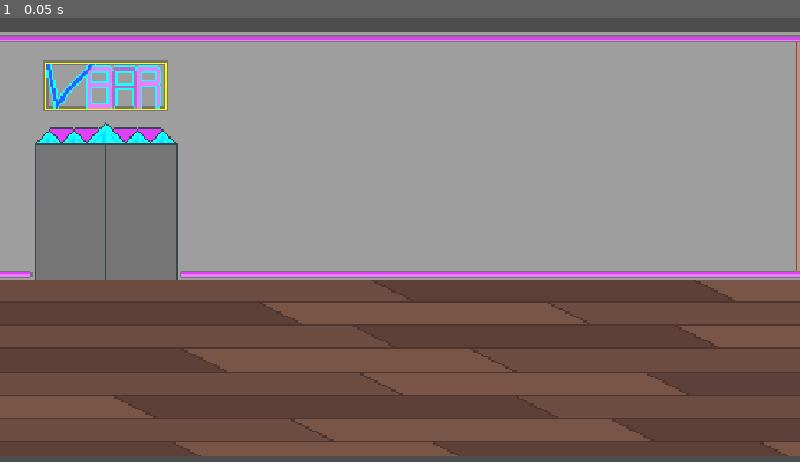
Above: before the commit, frame 1.
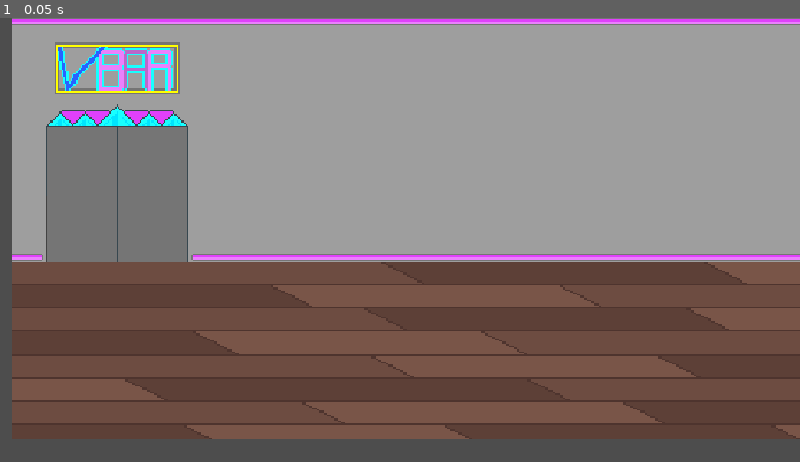
Above: after the commit, the same moment.

Repository: ActuallyaWyrm/Game-Jam
Game: Godot game, scene res://assets/sprites/HackNSlash Assets/hack_n_slash.tscn
The game is run twice, just before and just after one commit, with the same random seed, the same clock (stepped at 60 frames per second) and the same inputs. This scene is started directly instead of the project's main scene.
Inputs:
- Up to frame 1 (0.05 s): no input

The runs differ from the first frame. In frame 1, 25% of the frame differs, in the area x 0-100%, y 0-99%.

Commit message:
added elevator. attempted hitbox

Diff:
--- a/assets/sprites/HackNSlash Assets/hack_n_slash.tscn
+++ b/assets/sprites/HackNSlash Assets/hack_n_slash.tscn
@@ -1,22 +1,27 @@
 [gd_scene format=3 uid="uid://diidsrqqtg335"]
 
 [ext_resource type="Texture2D" uid="uid://ckpvq2w267j3x" path="res://assets/bar-level-pixilart (4).png" id="1_o3afp"]
-[ext_resource type="Texture2D" uid="uid://8yeop3x3n0tp" path="res://assets/bar-level-3-pixilart.png" id="2_441wl"]
+[ext_resource type="Texture2D" uid="uid://n8su34qoo85m" path="res://assets/bar-level-3-pixilart (1).png" id="2_441wl"]
+
+[sub_resource type="PhysicsMaterial" id="PhysicsMaterial_xy1b7"]
 
 [node name="HackNSlash" type="Node2D" unique_id=203919341]
 
 [node name="EnviromentBackground" type="Node2D" parent="." unique_id=16762051]
 
 [node name="BarLevelPixilart(4)" type="Sprite2D" parent="EnviromentBackground" unique_id=1949093678]
-position = Vector2(1276, 326)
+position = Vector2(1292, 301)
 scale = Vector2(2.55, 2.55)
 texture = ExtResource("1_o3afp")
 
 [node name="BarLevel3Pixilart" type="Sprite2D" parent="EnviromentBackground/BarLevelPixilart(4)" unique_id=1767906794]
-position = Vector2(750.1959, -1.6093254e-06)
+position = Vector2(750, 0)
 scale = Vector2(1.0000001, 1.0000001)
 texture = ExtResource("2_441wl")
 
 [node name="EnvironmentForeground" type="Node2D" parent="." unique_id=680602586]
 
 [node name="EnvironmentHitbox" type="Node2D" parent="." unique_id=1540035782]
+
+[node name="StaticBody2D" type="StaticBody2D" parent="EnvironmentHitbox" unique_id=1631967903]
+physics_material_override = SubResource("PhysicsMaterial_xy1b7")
Binary file added: assets/bar-level-3-pixilart (1).png
Not shown, added: assets/bar-level-3-pixilart (1).png.import
